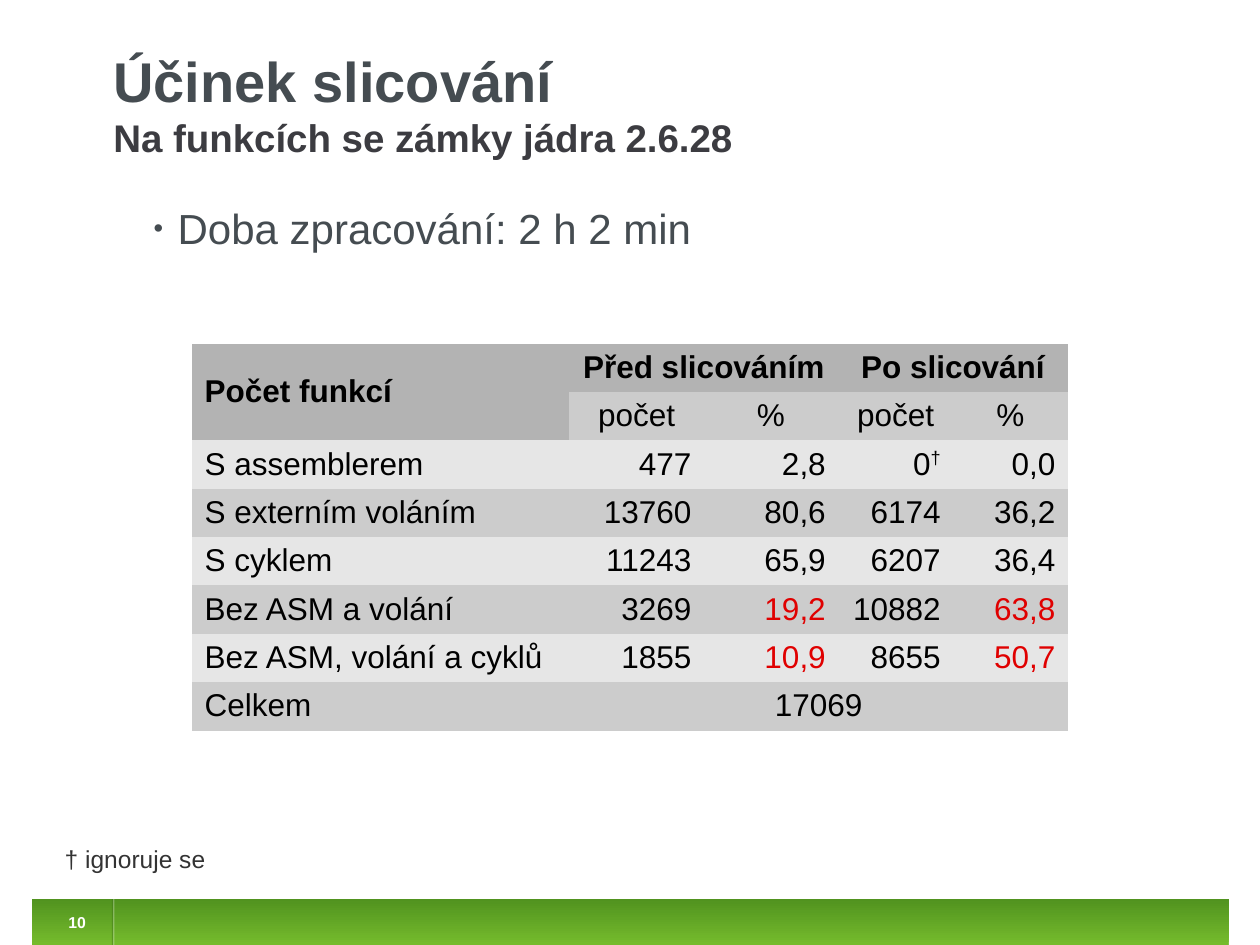
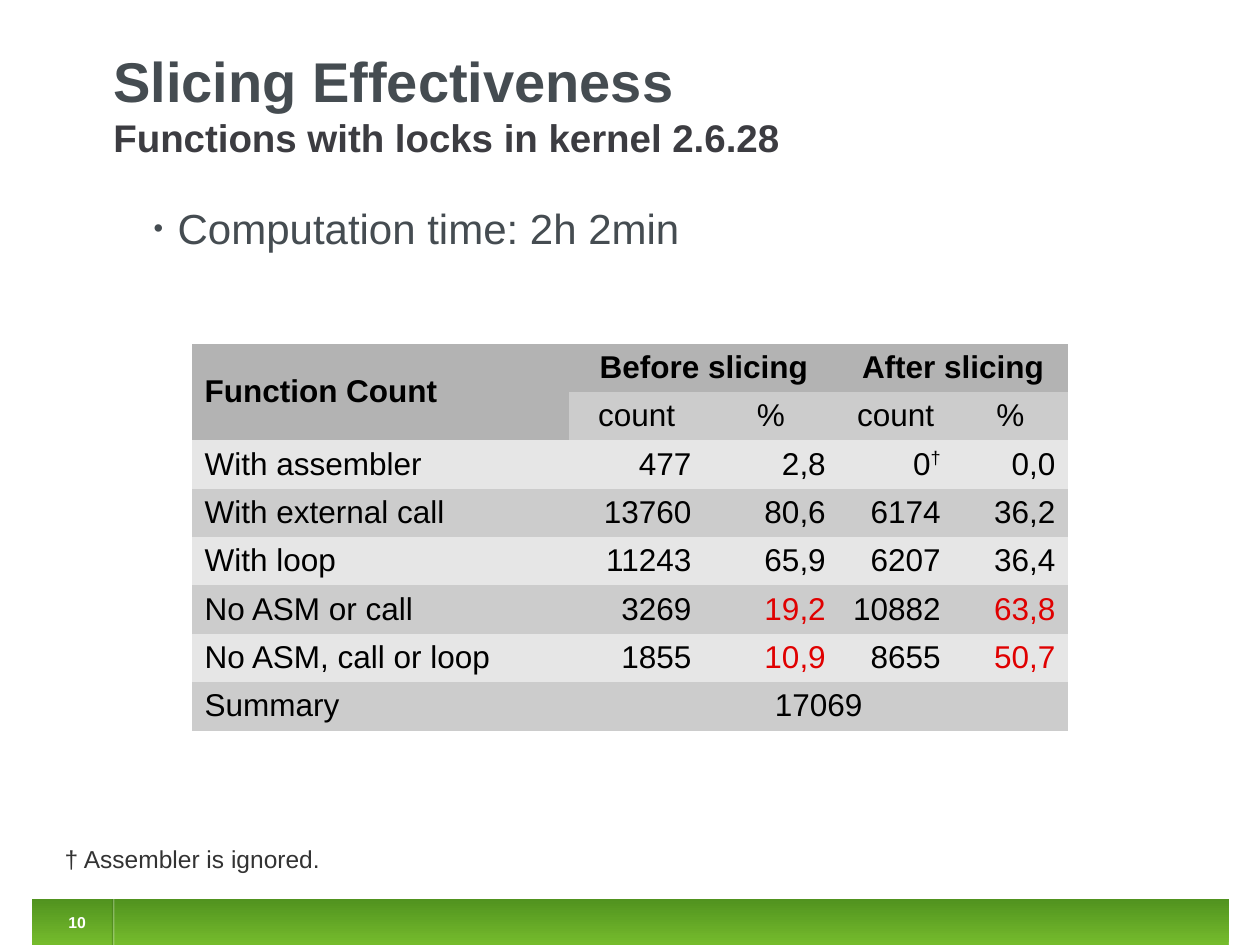
Before and after one commit to jirislaby/writings, a slide deck: slide 10 of presentations/fmics2012.odp. Drawn at 1260x945 pixels with LibreOffice and Linux fonts; fonts in the diff are those of the drawing. Boxes give left, top, right and bottom in pixels: in the first picture for what was removed or moved away, otherwise in the second. Text is boxed around its words. In the diff, an @@ line names an element or a change of style, - is before the commit and + after.

```diff
--- a/presentations/fmics2012.odp
+++ b/presentations/fmics2012.odp
@@ title at (113, 61, 779, 153): text changed @@
-Účinek slicování
-Na funkcích se zámky jádra 2.6.28
+Slicing Effectiveness
+Functions with locks in kernel 2.6.28
@@ text at (178, 213, 679, 253): text changed @@
-• Doba zpracování: 2 h 2 min
+• Computation time: 2h 2min
@@ table at (193, 344, 1068, 731) @@
-row 1: Počet funkcí | Před slicováním |  | Po slicování | 
+row 1: Function Count | Before slicing |  | After slicing | 
-row 2, column 2: počet
+row 2, column 2: count
-row 2, column 4: počet
+row 2, column 4: count
-row 3, column 1: S assemblerem
+row 3, column 1: With assembler
-row 4, column 1: S externím voláním
+row 4, column 1: With external call
-row 5, column 1: S cyklem
+row 5, column 1: With loop
-row 6, column 1: Bez ASM a volání
+row 6, column 1: No ASM or call
-row 7, column 1: Bez ASM, volání a cyklů
+row 7, column 1: No ASM, call or loop
-row 8, column 1: Celkem
+row 8, column 1: Summary
@@ text added at (84, 850, 320, 873), 14 pt, text #333333 @@
+† Assembler is ignored.
@@ text removed at (85, 850, 205, 873) @@
-† ignoruje se
```
Also in this commit, not shown: 5 other slides changed, 1 slide added, 2 slides removed.
